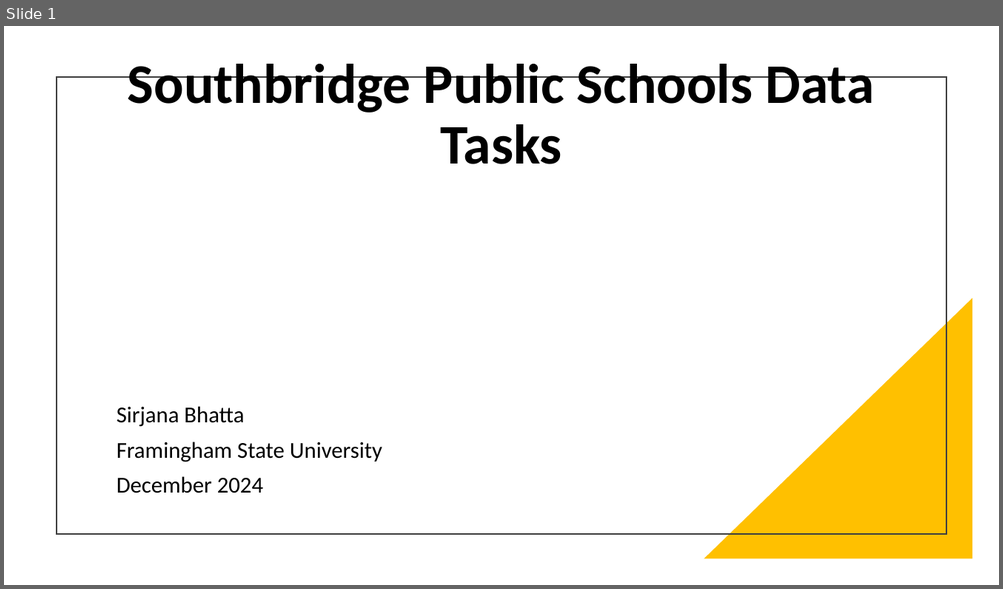
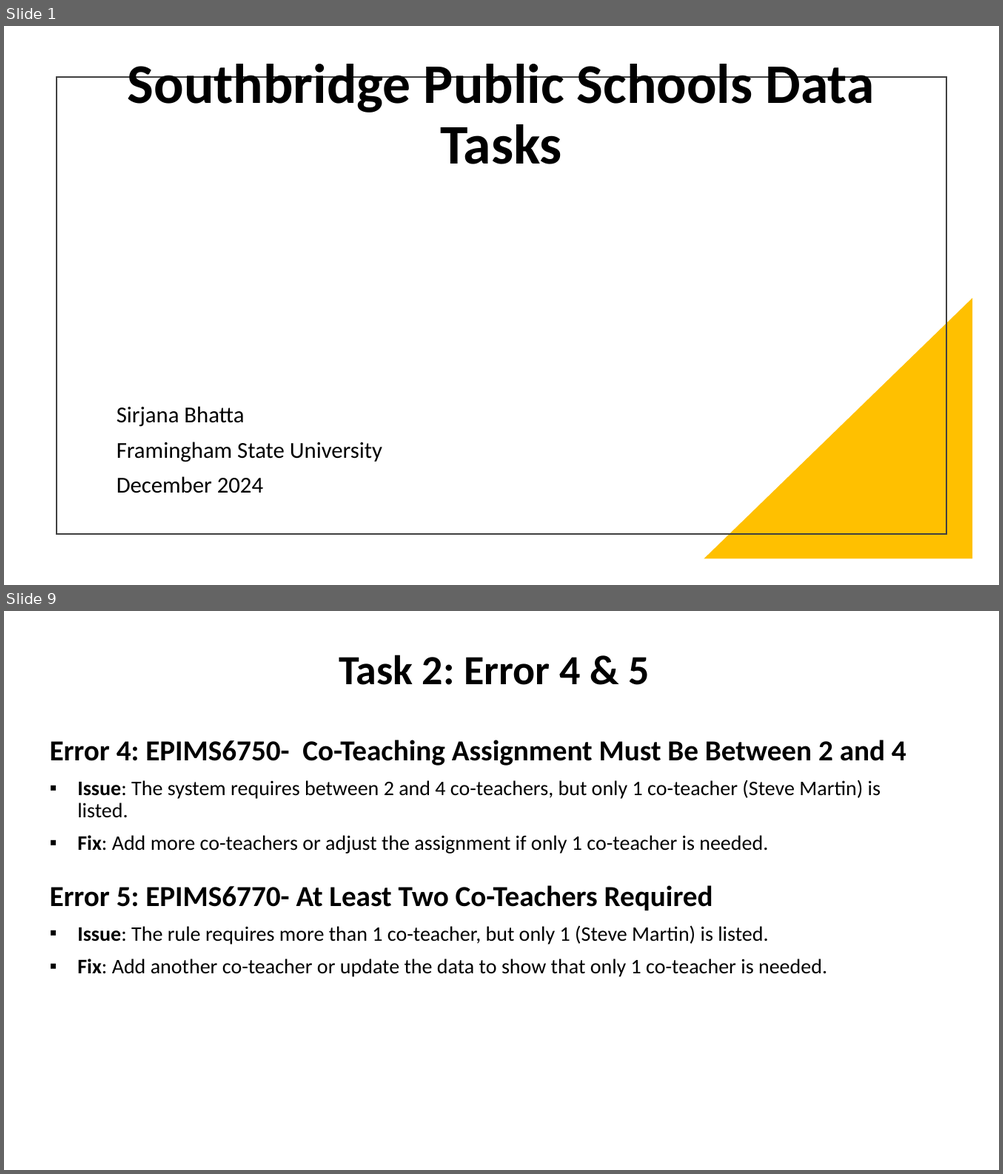
Before and after one commit to sirjanabhatta06/Southbridge-Public-Schools-Tasks, a slide deck: SirjanaBhatta-SouthbridgePublicSchools.pptx. Shown one above the other, each under a label of ours: slide 1 before the commit, slides 1 and 9 after it; the slides between them are not shown. The pictures are 1003x589 and 1003x1174 pixels, drawn with LibreOffice and Linux fonts; fonts in the diff are those of the drawing. Boxes give left, top, right and bottom in pixels: in the first picture for what was removed or moved away, otherwise in the second. Text is boxed around its words. In the diff, an @@ line names an element or a change of style, - is before the commit and + after.

```diff
--- a/SirjanaBhatta-SouthbridgePublicSchools.pptx
+++ b/SirjanaBhatta-SouthbridgePublicSchools.pptx
@@ slide 9 added at (4,611,999,1170), background #FFFFFF @@
@@ title added at (338,655,649,685), 40 pt, text #000000, bold @@
+Task 2: Error 4 & 5
@@ subtitle added at (50,740,906,977), 20 pt, text #000000 @@
+Error 4: EPIMS6750- Co-Teaching Assignment Must Be Between 2 and 4
+▪ Issue: The system requires between 2 and 4 co-teachers, but only 1 co-teacher (Steve Martin) is listed.
+▪ Fix: Add more co-teachers or adjust the assignment if only 1 co-teacher is needed.
+Error 5: EPIMS6770- At Least Two Co-Teachers Required
+▪ Issue: The rule requires more than 1 co-teacher, but only 1 (Steve Martin) is listed.
+▪ Fix: Add another co-teacher or update the data to show that only 1 co-teacher is needed.
```
Also in this commit, not shown: 5 slides changed, 3 other slides added, 3 slides removed, 2 other files.
